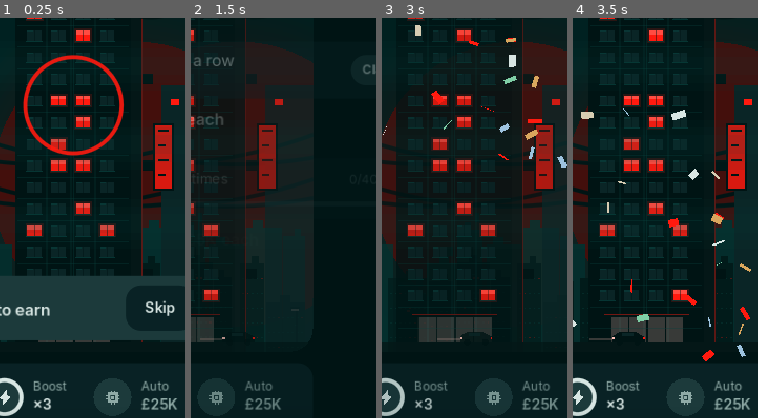
Above: before the commit, frames 1-4 (left to right).
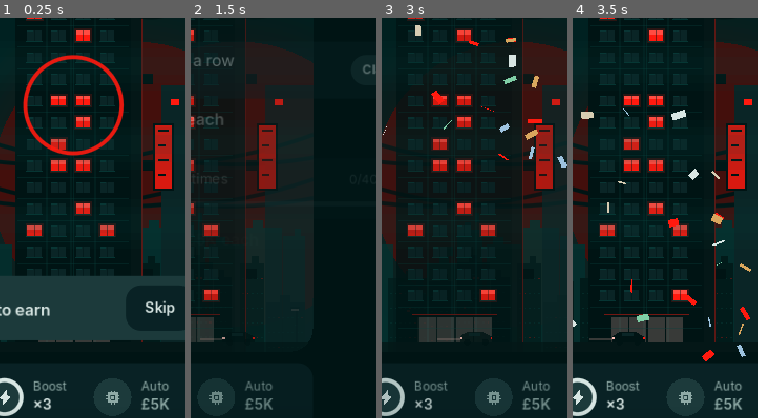
Above: after the commit, the same moments.

Repository: ytjustjosh17-cpu/MCG
Game: Godot game, scene res://scenes/main.tscn
Same seed, same stepped clock (60 frames per second), same inputs: the game is played once before the commit and once after it.
Inputs (mouse positions are % of the whole screen's width and height, from its top left):
- Up to frame 1 (0.25 s): no input
- Up to frame 2 (1.5 s): click "Skip" at 0.5 s; click (10, 3) at 1.25 s
- Up to frame 3 (3 s): click (50, 44) at 2.02 s; click "Tap 400 times" at 2.75 s
- Up to frame 4 (3.5 s): no input
The pictures show only the part of the screen within x 39-89%, y 38-88%; the shares and areas given below are measured in that part.

The runs differ from the first frame. In frame 1, 0.3% of the frame differs, in the area x 81-96%, y 95-98%; in frame 2, 0.2%; in frame 3, 0.2%; in frame 4, 0.3%.

Commit message:
Auto clicker much cheaper (£5K, £40K, £500K, £10M, £300M): it only taps while you play. Robot 90% day 28.9 / 29.3, greedy 28.8 (unchanged)
Co-Authored-By: Claude Opus 5.5 <noreply@anthropic.com>
Claude-Session: https://claude.ai/code/session_01G43aEuqkjUy83khniNYyKE

Diff:
--- a/game/scripts/data.gd
+++ b/game/scripts/data.gd
@@ -262,7 +262,7 @@
 # Auto clicker (Earn): [cost, seconds between taps]. Each auto tap is worth
 # half a normal tap, and it only runs while you play (pauses after
 # AUTO_IDLE_S without a touch), so leaving the phone on can't farm money.
-const AUTO_LEVELS := [[2.5e4, 2.0], [4.0e5, 1.5], [8.0e6, 1.0], [2.5e8, 0.75], [1.0e10, 0.5]]
+const AUTO_LEVELS := [[5.0e3, 2.0], [4.0e4, 1.5], [5.0e5, 1.0], [1.0e7, 0.75], [3.0e8, 0.5]]   # cheap: it only taps while you play
 const AUTO_TAP_SHARE := 0.5
 const TAP_INCOME_SHARE := 0.0012  # each tap also pays this many hours of income
 const COMBO_START := 10           # taps in a row before the combo pays
--- a/game/tests/smoke_test.gd
+++ b/game/tests/smoke_test.gd
@@ -984,7 +984,7 @@
 	game.reset_game(true)
 	game.cash = 1.0e5
 	_check(game.auto_tick(10.0) == 0, "no auto clicker, no auto taps")
-	_check(game.buy_auto() and game.auto_level == 1 and absf(game.cash - 7.5e4) < 0.01, "auto clicker level 1 costs %s" % game.money_short(Data.AUTO_LEVELS[0][0]))
+	_check(game.buy_auto() and game.auto_level == 1 and absf(game.cash - (1.0e5 - float(Data.AUTO_LEVELS[0][0]))) < 0.01, "auto clicker level 1 costs %s" % game.money_short(Data.AUTO_LEVELS[0][0]))
 	game.tap()
 	var ac_cash: float = game.cash
 	var ac_n := 0
Not shown, changed: CHANGELOG.md
Not shown, changed: docs/BALANCE.md
